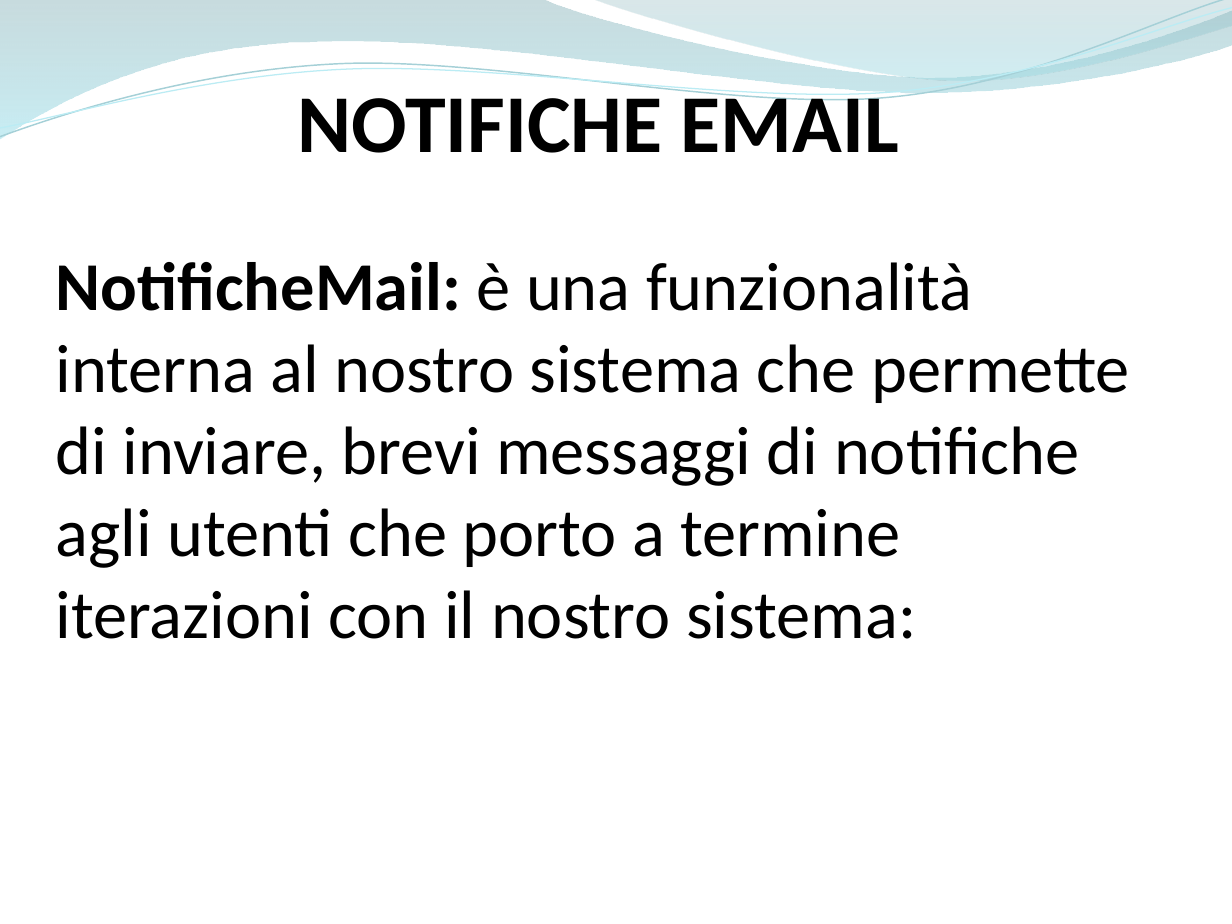
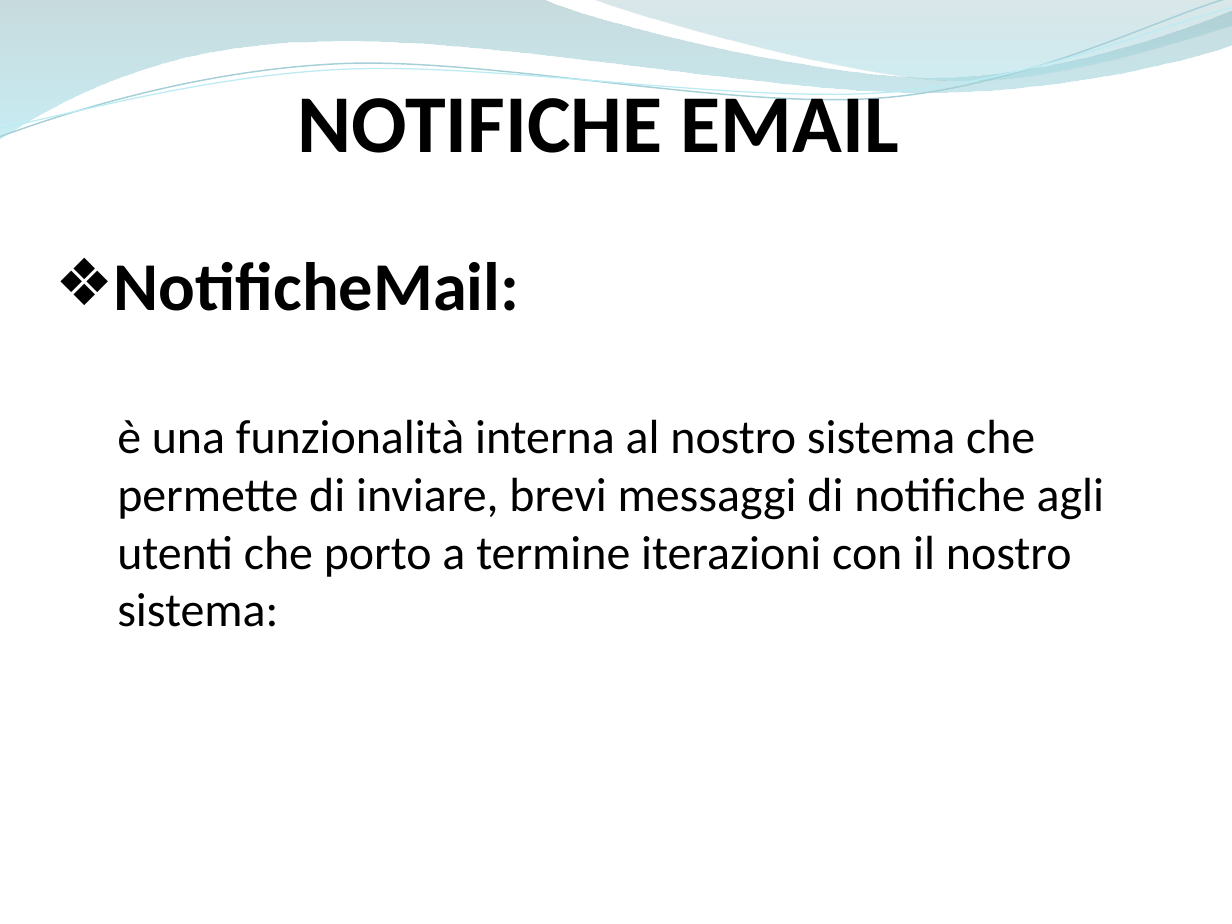
Before and after one commit to ammirate/at-silo, a slide deck: slide 1 of Presentazione/Atsilo1/Bottiglieri/Atsilo_A_GianfrancoB.pptx. Drawn at 1232x924 pixels with LibreOffice and Linux fonts; fonts in the diff are those of the drawing. Boxes give left, top, right and bottom in pixels: in the first picture for what was removed or moved away, otherwise in the second. Text is boxed around its words. In the diff, an @@ line names an element or a change of style, - is before the commit and + after.

```diff
--- a/Presentazione/Atsilo1/Bottiglieri/Atsilo_A_GianfrancoB.pptx
+++ b/Presentazione/Atsilo1/Bottiglieri/Atsilo_A_GianfrancoB.pptx
@@ text at (x1=114, y1=262, x2=1104, y2=627): text changed; size 40 to 28 pt @@
-NotificheMail: è una funzionalità interna al nostro sistema che permette di inviare, brevi messaggi di notifiche agli utenti che porto a termine iterazioni con il nostro sistema:
+❖ NotificheMail:
+  è una funzionalità interna al nostro sistema che permette di inviare, brevi messaggi di notifiche agli utenti che porto a termine iterazioni con il nostro sistema:
```
Also in this commit, not shown: 4 other slides changed.
